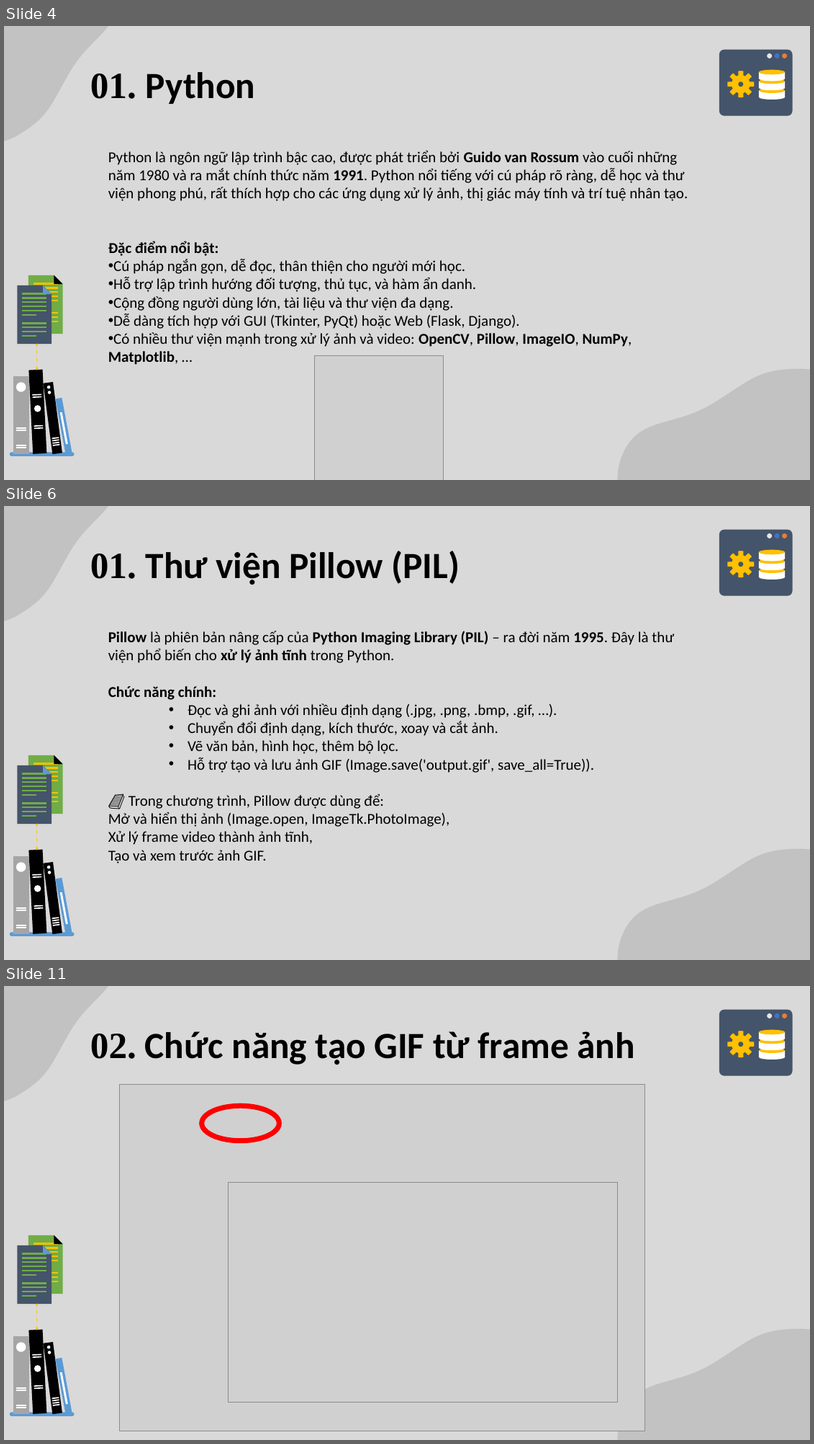
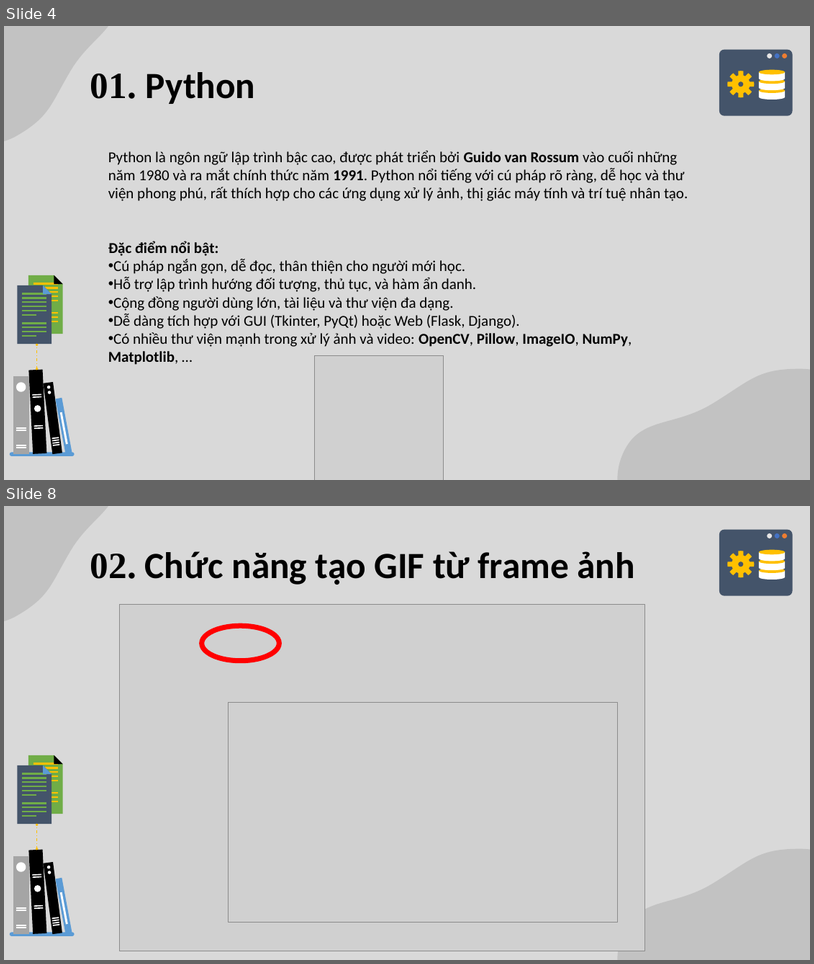
Before and after one commit to Duckkeip/xulyanh2, a slide deck: BaocaotieuluanPP.pptx. Shown one above the other, each under a label of ours: slides 4, 6 and 11 before the commit, slides 4 and 8 after it; the slides between them are not shown. The pictures are 814x1444 and 814x964 pixels, drawn with LibreOffice and Linux fonts; fonts in the diff are those of the drawing; grey boxes stand for pictures. Boxes give left, top, right and bottom in pixels: in the first picture for what was removed or moved away, otherwise in the second. Text is boxed around its words. In the diff, an @@ line names an element or a change of style, - is before the commit and + after.

```diff
--- a/BaocaotieuluanPP.pptx
+++ b/BaocaotieuluanPP.pptx
@@ slide 6 removed at (4,506,810,960), background #D9D9D9; not listed: 62 template elements that a slide beside it also shows @@
@@ text removed at (90,551,460,584) @@
-01. Thư viện Pillow (PIL)
@@ text removed at (108,631,674,863) @@
-Pillow là phiên bản nâng cấp của Python Imaging Library (PIL) – ra đời năm 1995. Đây là thư viện phổ biến cho xử lý ảnh tĩnh trong Python.
-Chức năng chính:
-    • Đọc và ghi ảnh với nhiều định dạng (.jpg, .png, .bmp, .gif, …).
-    • Chuyển đổi định dạng, kích thước, xoay và cắt ảnh.
-    • Vẽ văn bản, hình học, thêm bộ lọc.
-    • Hỗ trợ tạo và lưu ảnh GIF (Image.save('output.gif', save_all=True)).
-📘 Trong chương trình, Pillow được dùng để:
-Mở và hiển thị ảnh (Image.open, ImageTk.PhotoImage),
-Xử lý frame video thành ảnh tĩnh,
-Tạo và xem trước ảnh GIF.
@@ what was slide 11 is now slide 8 @@
```
Also in this commit, not shown: 1 slide changed, 2 slides added, 4 other slides removed, 2 other files.
